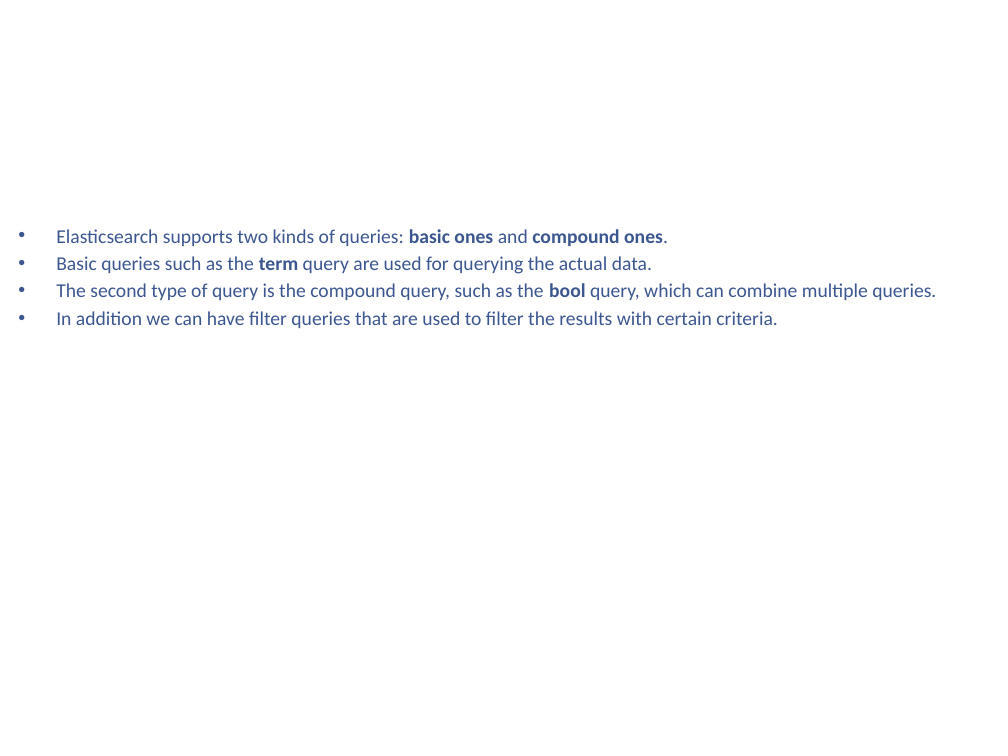
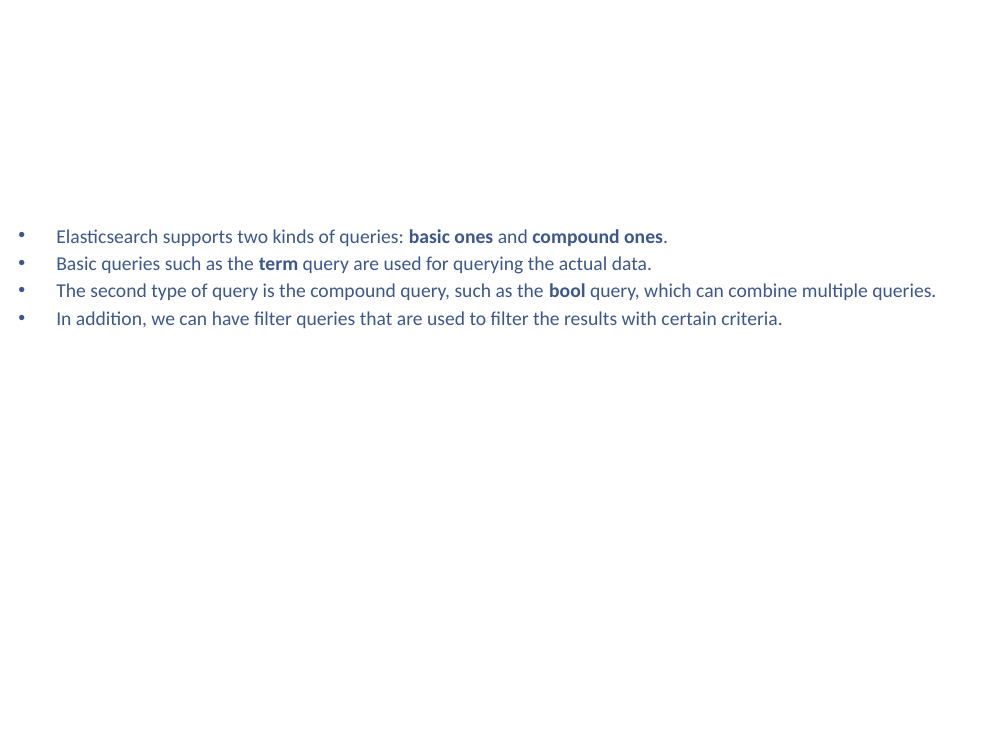
Before and after one commit to kenshincommon/ppts, a slide deck: slide 28 of Presentations/ElasticSearch/ElasticSearch.pptx (slide 21 before the commit). Drawn at 1008x756 pixels with LibreOffice and Linux fonts; fonts in the diff are those of the drawing; background and template pictures are left out. Boxes give left, top, right and bottom in pixels: in the first picture for what was removed or moved away, otherwise in the second. Text is boxed around its words. In the diff, an @@ line names an element or a change of style, - is before the commit and + after.

```diff
--- a/Presentations/ElasticSearch/ElasticSearch.pptx
+++ b/Presentations/ElasticSearch/ElasticSearch.pptx
@@ text at bbox=[56, 311, 782, 328]: text changed @@
-• In addition we can have filter queries that are used to filter the results with certain criteria.
+• In addition, we can have filter queries that are used to filter the results with certain criteria.
```
Also in this commit, not shown: 12 other slides changed, 10 slides added, 11 other files.
